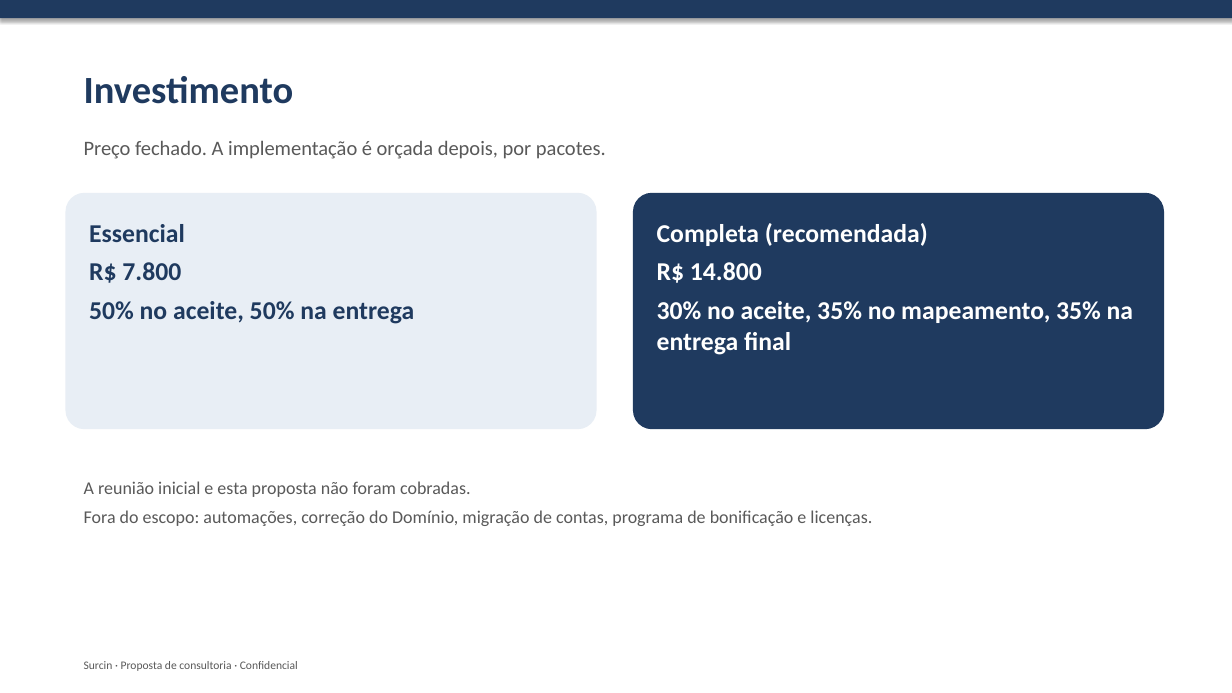
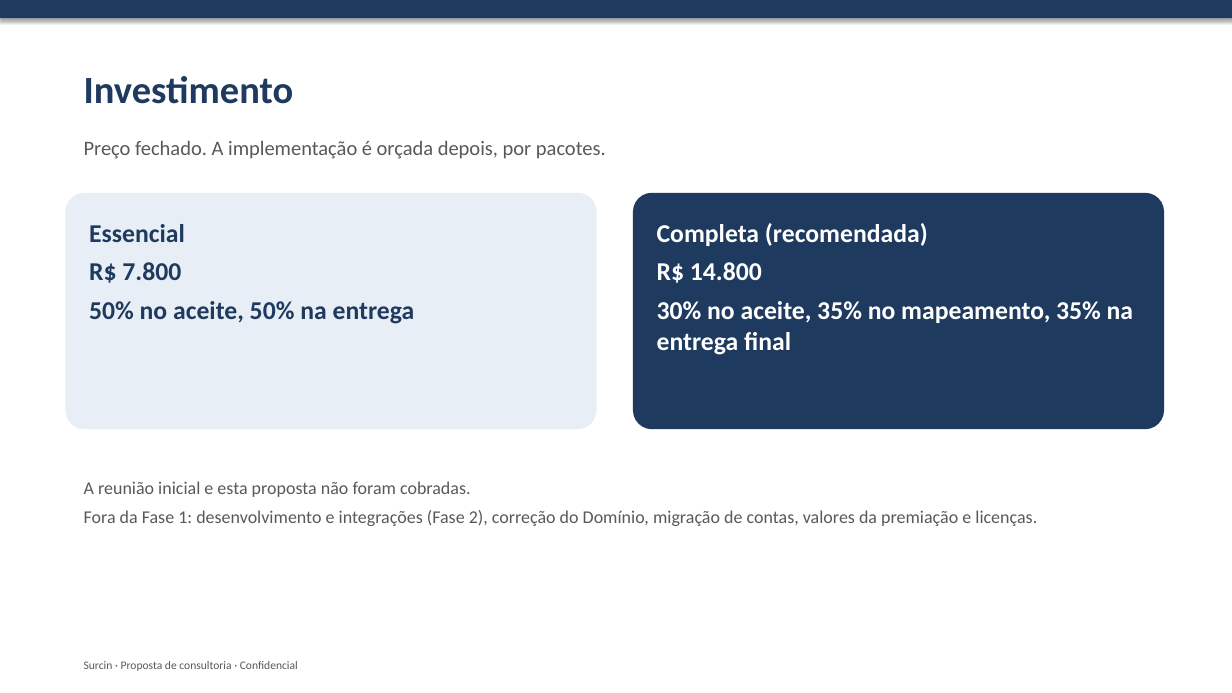
Before and after one commit to rromao-DS/Sourcin-Consultoria, a slide deck: slide 9 of proposta-surcin/06-apresentacao-proposta.pptx (slide 8 before the commit). Drawn at 1232x693 pixels with LibreOffice and Linux fonts; fonts in the diff are those of the drawing. Boxes give left, top, right and bottom in pixels: in the first picture for what was removed or moved away, otherwise in the second. Text is boxed around its words. In the diff, an @@ line names an element or a change of style, - is before the commit and + after.

```diff
--- a/proposta-surcin/06-apresentacao-proposta.pptx
+++ b/proposta-surcin/06-apresentacao-proposta.pptx
@@ text at (84,510,1037,526): text changed @@
-Fora do escopo: automações, correção do Domínio, migração de contas, programa de bonificação e licenças.
+Fora da Fase 1: desenvolvimento e integrações (Fase 2), correção do Domínio, migração de contas, valores da premiação e licenças.
```
Also in this commit, not shown: 6 other slides changed, 3 slides added, 1 slide removed, 7 other files.
